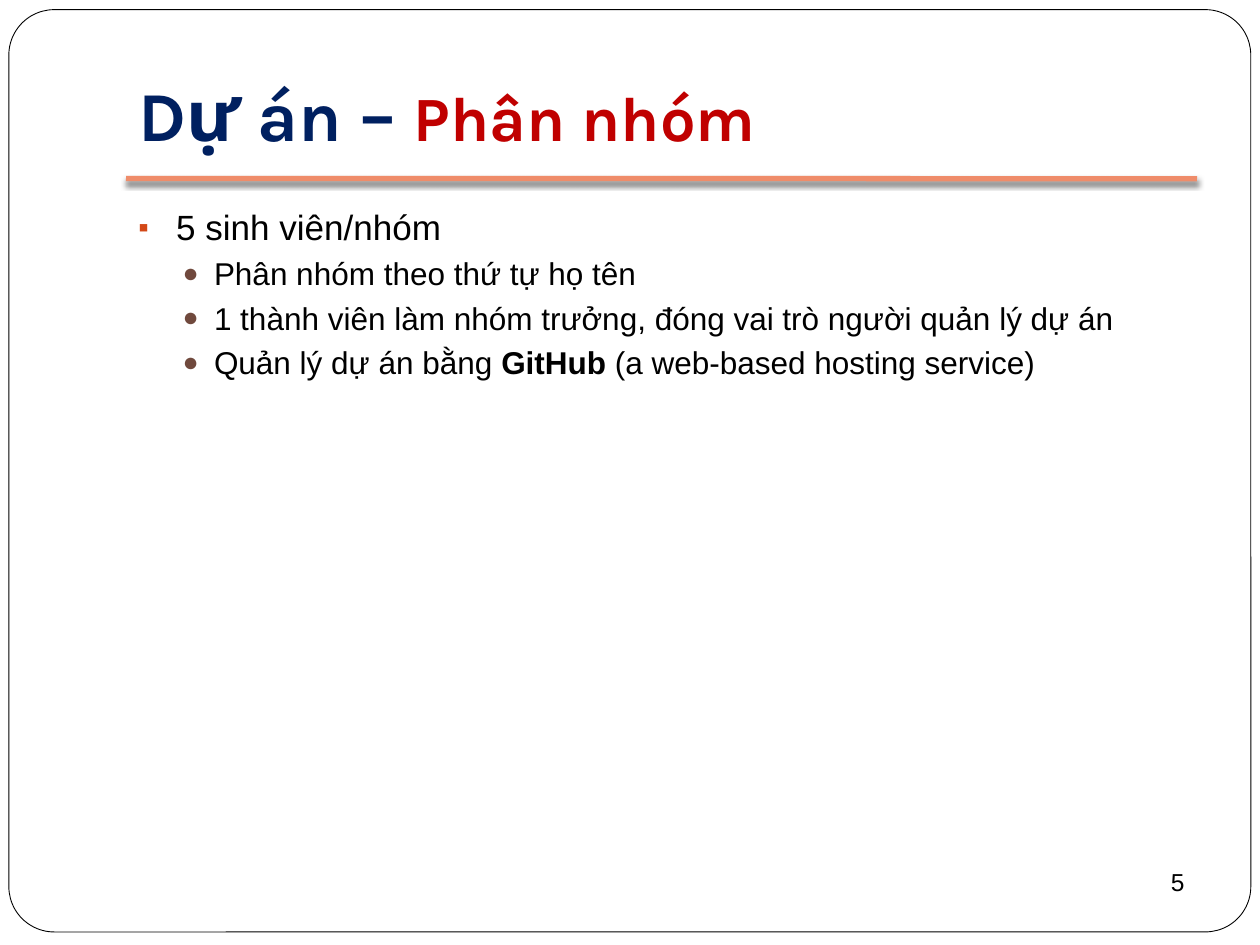
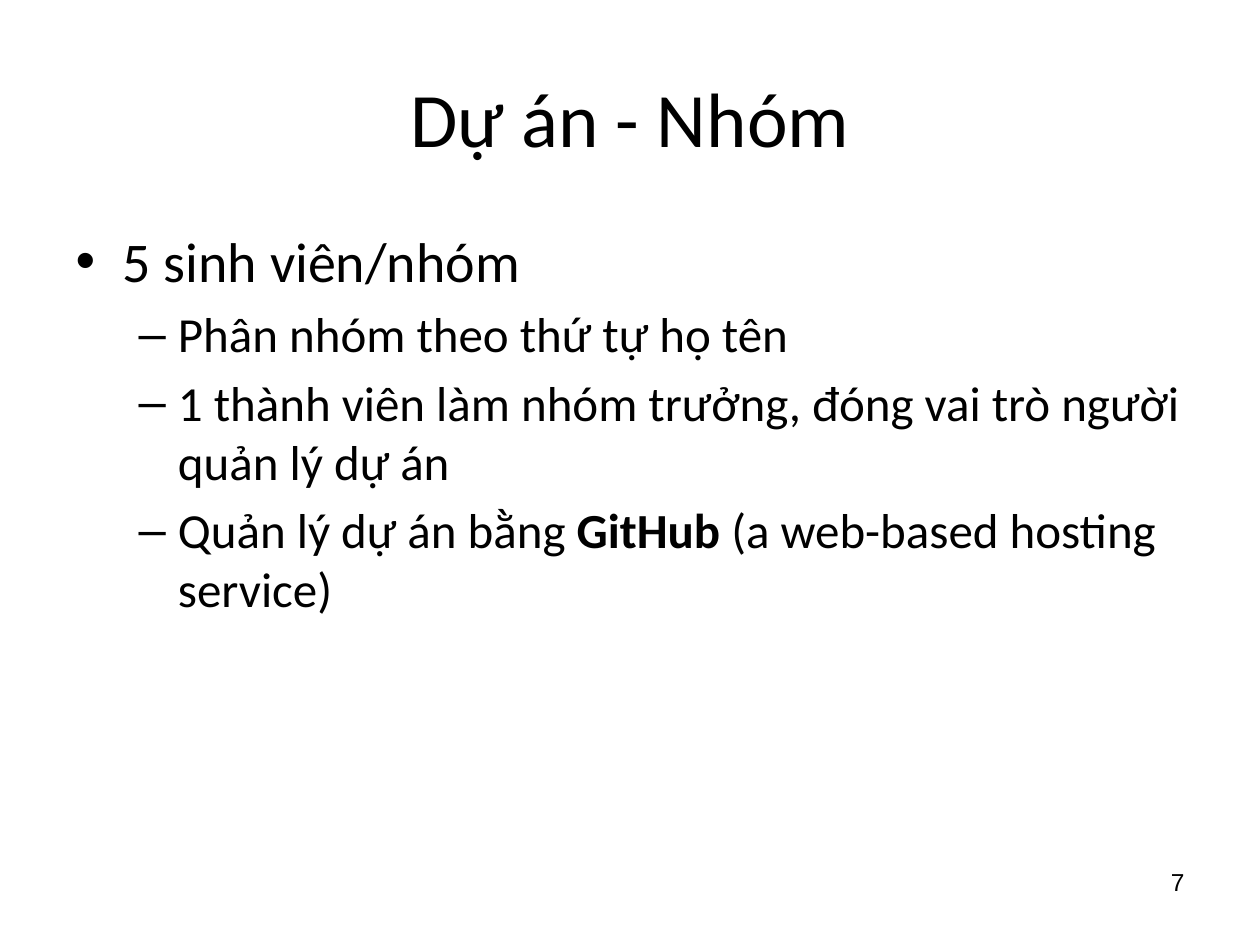
Before and after one commit to BachPhiLong/SE2013, a slide deck: slide 7 of 00-Course Info.pptx (slide 5 before the commit). Drawn at 1260x945 pixels with LibreOffice and Linux fonts; fonts in the diff are those of the drawing. Boxes give left, top, right and bottom in pixels: in the first picture for what was removed or moved away, otherwise in the second. Text is boxed around its words. In the diff, an @@ line names an element or a change of style, - is before the commit and + after.

```diff
--- a/00-Course Info.pptx
+++ b/00-Course Info.pptx
@@ rounded rectangle removed at bbox=[9, 10, 1251, 932] @@
@@ title "Dự án - Nhóm" at bbox=[410, 93, 849, 160]: vertical alignment bottom to middle @@
@@ title at bbox=[410, 93, 849, 160]: text changed; size 36 to 44 pt; font Karla to Calibri; text colour #C00000 to #000000; bold off @@
-Dự án – Phân nhóm
+Dự án - Nhóm
@@ line removed from (126, 179) to (1197, 179) @@
@@ text "5 sinh viên/nhóm": place and size @@
-text "5 sinh viên/nhóm" at bbox=[176, 214, 1113, 380]
+text "5 sinh viên/nhóm" at bbox=[123, 243, 1179, 614]
@@ text "5 sinh viên/nhóm" at bbox=[123, 243, 1179, 614]: size 20 to 32 pt in "5 sinh viên/nhóm"; font Arial to Calibri; size 18 to 28 pt in "Phân nhóm theo thứ tự họ tên", "1 thành viên làm nhóm trưởng, đóng ...", "Quản lý dự án bằng GitHub (a ..."; bullet ▪ to •; bullet ● to –; more space between paragraphs @@
@@ page number at bbox=[1171, 874, 1185, 891]: text changed @@
-5
+7
```
Also in this commit, not shown: 8 other slides changed, 6 slides added, 3 slides removed.
